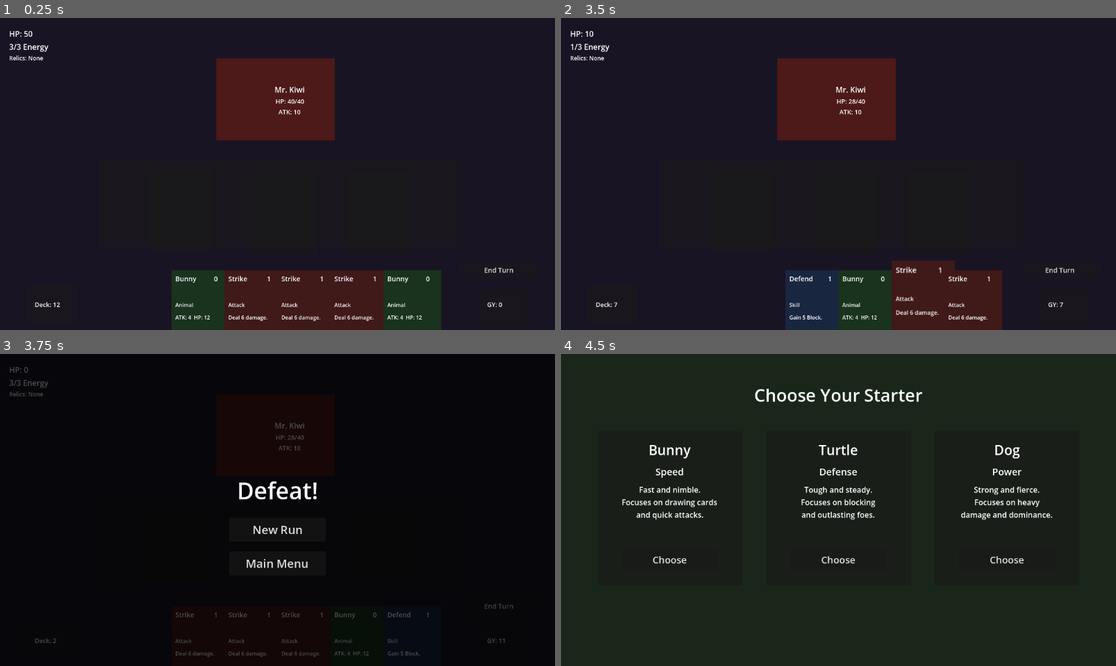
Above: before the commit, frames 1-4 (two rows, left to right).
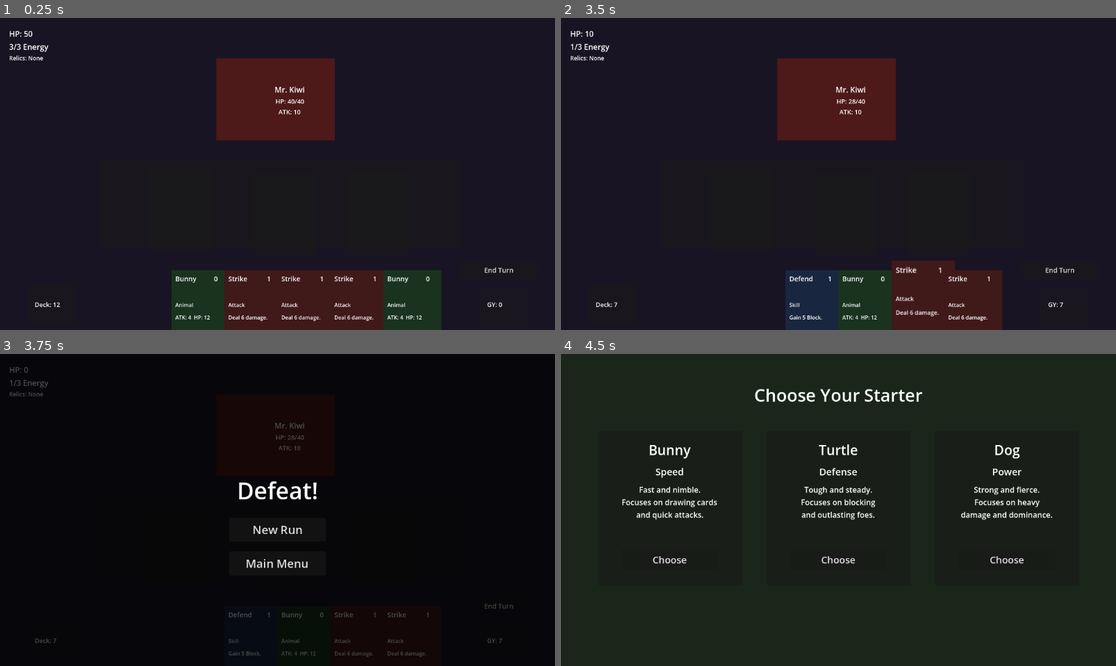
Above: after the commit, the same moments.

Repository: Master-Ong/baby-battle-bash
Game: Godot game, scene res://Scene/combat_scene.tscn
Same seed, same stepped clock (60 frames per second), same inputs: the game is played once before the commit and once after it.
Inputs (mouse positions are in pixels of both pictures, inside the frame that each line leads up to):
- Up to frame 1 (0.25 s): no input
- Up to frame 2 (3.5 s): click "End Turn" at 0.5 s; click "End Turn" at 1.25 s; click "End Turn" at 2 s; tap Enter at 2.75 s; drag from (760, 308) to (921, 308) at 2.77 s
- Up to frame 3 (3.75 s): tap Space at 3.5 s; drag from (255, 644) to (410, 644) at 3.52 s
- Up to frame 4 (4.5 s): click "New Run" at 4.25 s

Frames 1-2 are identical in both runs. In frame 3, 0.5% of the frame differs, in the area x 1-91%, y 8-98%; in frame 4, nothing differs.

Commit message:
Fix combat outcome bugs: overlap guard, simultaneous death priority

Diff:
--- a/Scripts/Card.gd
+++ b/Scripts/Card.gd
@@ -33,7 +33,7 @@
 # An enum is a list of named options. Instead of using numbers (0, 1, 2)
 # to mean Attack/Skill/Power — which is easy to forget — we give each
 # option a readable name. Godot turns them into numbers internally.
-enum CardType { ATTACK, SKILL, ANIMAL, COLOR, WORD }
+enum CardType { ATTACK, SKILL, ANIMAL, COLOR, WORD, ADJECTIVE }
 
 ## Which category this card belongs to
 var card_type: CardType = CardType.ATTACK
--- a/Scripts/card_display.gd
+++ b/Scripts/card_display.gd
@@ -65,6 +65,9 @@
 		CardClass.CardType.ANIMAL:
 			type_label.text = "Animal"
 			description_label.text = "ATK: " + str(card.animal_atk) + "  HP: " + str(card.animal_hp)
+		CardClass.CardType.ADJECTIVE:
+			type_label.text = "Adjective"
+			description_label.text = card.card_description
 		_:
 			type_label.text = "Unknown"
 			description_label.text = card.card_description
@@ -79,6 +82,8 @@
 			style.bg_color = Color(0.1, 0.2, 0.12, 1)
 		CardClass.CardType.COLOR:
 			style.bg_color = Color(0.18, 0.1, 0.25, 1)
+		CardClass.CardType.ADJECTIVE:
+			style.bg_color = Color(0.3, 0.25, 0.05, 1)
 		_:
 			style.bg_color = Color(0.15, 0.15, 0.15, 1)
 	$CardBackground.add_theme_stylebox_override("panel", style)
@@ -137,6 +142,8 @@
 				manager.play_attack_card(card_data, self)
 			elif card_data.card_type == CardClass.CardType.SKILL:
 				manager.play_skill_card(card_data, self)
+			elif card_data.card_type == CardClass.CardType.ADJECTIVE:
+				manager.play_color_or_word_card(card_data, self)
 			else:
 				manager.play_color_or_word_card(card_data, self)
 
--- a/Scripts/gamer_manager_node.gd
+++ b/Scripts/gamer_manager_node.gd
@@ -69,7 +69,8 @@
 # SECTION 7 — TURN PHASES
 # =====================================================================
 enum Phase { DRAW, PLAYER_TURN, ENEMY_TURN, END_TURN }
-var current_phase: Phase = Phase.DRAW
+var current_phase: Phase  = Phase.DRAW
+var combat_ended: bool    = false
 
 
 # =====================================================================
@@ -99,6 +100,7 @@
 # SECTION 7c — MOB DATA LOADER
 # =====================================================================
 func load_mob_data():
+	combat_ended = false
 	match GameState.encounter_number:
 		1:
 			mob_name   = "Mr. Kiwi"
@@ -531,6 +533,7 @@
 	hand_visuals.erase(card_visual)
 	card_visual.queue_free()
 	update_hud()
+	check_combat_outcome()
 
 
 # Play a skill card: spend energy, apply effect, send to graveyard.
@@ -569,6 +572,22 @@
 		player_hp = min(player_hp + card.effect_value, 50)
 		print("Healed ", card.effect_value, " HP — HP: ", player_hp)
 		update_hud()
+	elif card.card_name == "BIG":
+		for animal in get_field_animals():
+			animal.animal_atk += 5
+			animal.animal_hp += 5
+		spawn_field_visuals()
+		update_hud()
+	elif card.card_name == "FAST":
+		for animal in get_field_animals():
+			animal.animal_atk += 3
+		spawn_field_visuals()
+		update_hud()
+	elif card.card_name == "TOUGH":
+		for animal in get_field_animals():
+			animal.animal_hp += 6
+		spawn_field_visuals()
+		update_hud()
 	else:
 		for animal in get_field_animals():
 			animal.animal_atk += card.effect_value
@@ -579,17 +598,25 @@
 # =====================================================================
 # SECTION 18 — COMBAT RESOLUTION
 # =====================================================================
+
+func check_combat_outcome():
+	if player_hp <= 0:
+		lose_combat()
+	elif mob_hp <= 0:
+		win_combat()
+
 
 func take_mob_damage(amount: int):
 	mob_hp -= amount
 	mob_hp  = max(mob_hp, 0)
 	update_hud()
 	print("Mob takes ", amount, " damage — HP: ", mob_hp, "/", mob_max_hp)
-	if mob_hp <= 0:
-		win_combat()
 
 
 func win_combat():
+	if combat_ended:
+		return
+	combat_ended = true
 	print("You defeated ", mob_name, "!")
 
 	# Spawn the reward screen — it builds its own pools and picks 3 cards
@@ -601,6 +628,9 @@
 
 
 func lose_combat():
+	if combat_ended:
+		return
+	combat_ended = true
 	print("You were defeated!")
 	var lose_screen = LoseScene.instantiate()
 	get_tree().root.add_child(lose_screen)
@@ -616,8 +646,6 @@
 	GameState.player_hp = player_hp
 	update_hud()
 	print("Player takes ", remainder, " damage (", blocked, " blocked) — HP: ", player_hp)
-	if player_hp <= 0:
-		lose_combat()
 
 
 # Combat sequence called at the end of each player turn:
@@ -652,6 +680,11 @@
 	if all_empty:
 		take_player_damage(mob_damage)
 
+	# --- Terminal outcome check (defeat wins ties) ---
+	check_combat_outcome()
+	if combat_ended:
+		return
+
 	# 4. Refresh field, discard hand, start the next turn
 	spawn_field_visuals()
 	update_hud()
--- a/Scripts/reward_screen.gd
+++ b/Scripts/reward_screen.gd
@@ -187,11 +187,43 @@
 	dash.card_description = "Deal 4 damage."
 	word_pool.append(dash)
 
+	# --- Adjective pool ---
+	var adjective_pool: Array = []
+
+	var big = CardClass.new()
+	big.card_name        = "BIG"
+	big.card_type        = CardClass.CardType.ADJECTIVE
+	big.energy_cost      = 1
+	big.effect_value     = 5
+	big.card_description = "All field animals gain +5 ATK and +5 HP."
+	adjective_pool.append(big)
+
+	var fast = CardClass.new()
+	fast.card_name        = "FAST"
+	fast.card_type        = CardClass.CardType.ADJECTIVE
+	fast.energy_cost      = 1
+	fast.effect_value     = 3
+	fast.card_description = "All field animals gain +3 ATK."
+	adjective_pool.append(fast)
+
+	var tough = CardClass.new()
+	tough.card_name        = "TOUGH"
+	tough.card_type        = CardClass.CardType.ADJECTIVE
+	tough.energy_cost      = 1
+	tough.effect_value     = 6
+	tough.card_description = "All field animals gain +6 HP."
+	adjective_pool.append(tough)
+
 	var picked_animal = animal_pool[randi() % animal_pool.size()]
-	var picked_color  = color_pool[randi() % color_pool.size()]
-	var picked_word   = word_pool[randi() % word_pool.size()]
-
-	show_rewards([picked_animal, picked_color, picked_word])
+	var use_adjective = randf() < 0.3
+	var modifier_card
+	if use_adjective:
+		modifier_card = adjective_pool.pick_random()
+	else:
+		modifier_card = color_pool.pick_random()
+	var picked_word = word_pool[randi() % word_pool.size()]
+
+	show_rewards([picked_animal, modifier_card, picked_word])
 
 
 # =====================================================================
--- a/project.godot
+++ b/project.godot
@@ -19,6 +19,10 @@
 
 GameState="*res://Scripts/GameState.gd"
 
+[editor_plugins]
+
+enabled=PackedStringArray("res://addons/godot_mcp/plugin.cfg")
+
 [physics]
 
 3d/physics_engine="Jolt Physics"
Not shown, changed: BABY_BATTLE_BASH_PROJECT_CONTEXT.txt
Not shown, changed: prompt.txt
